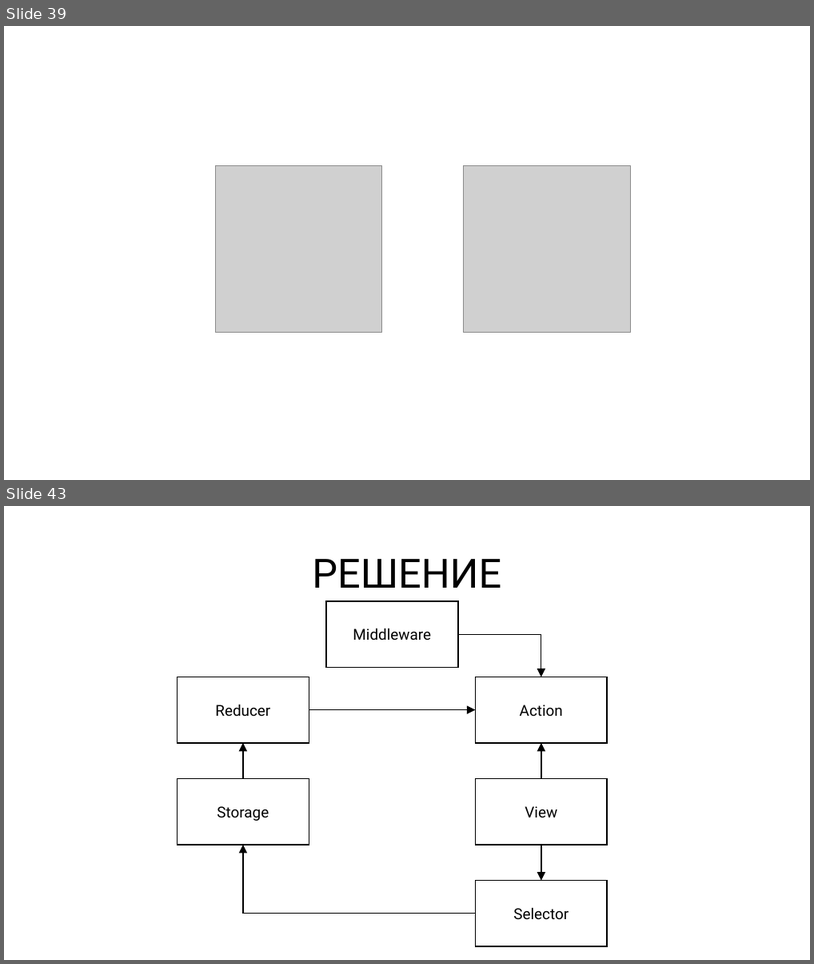
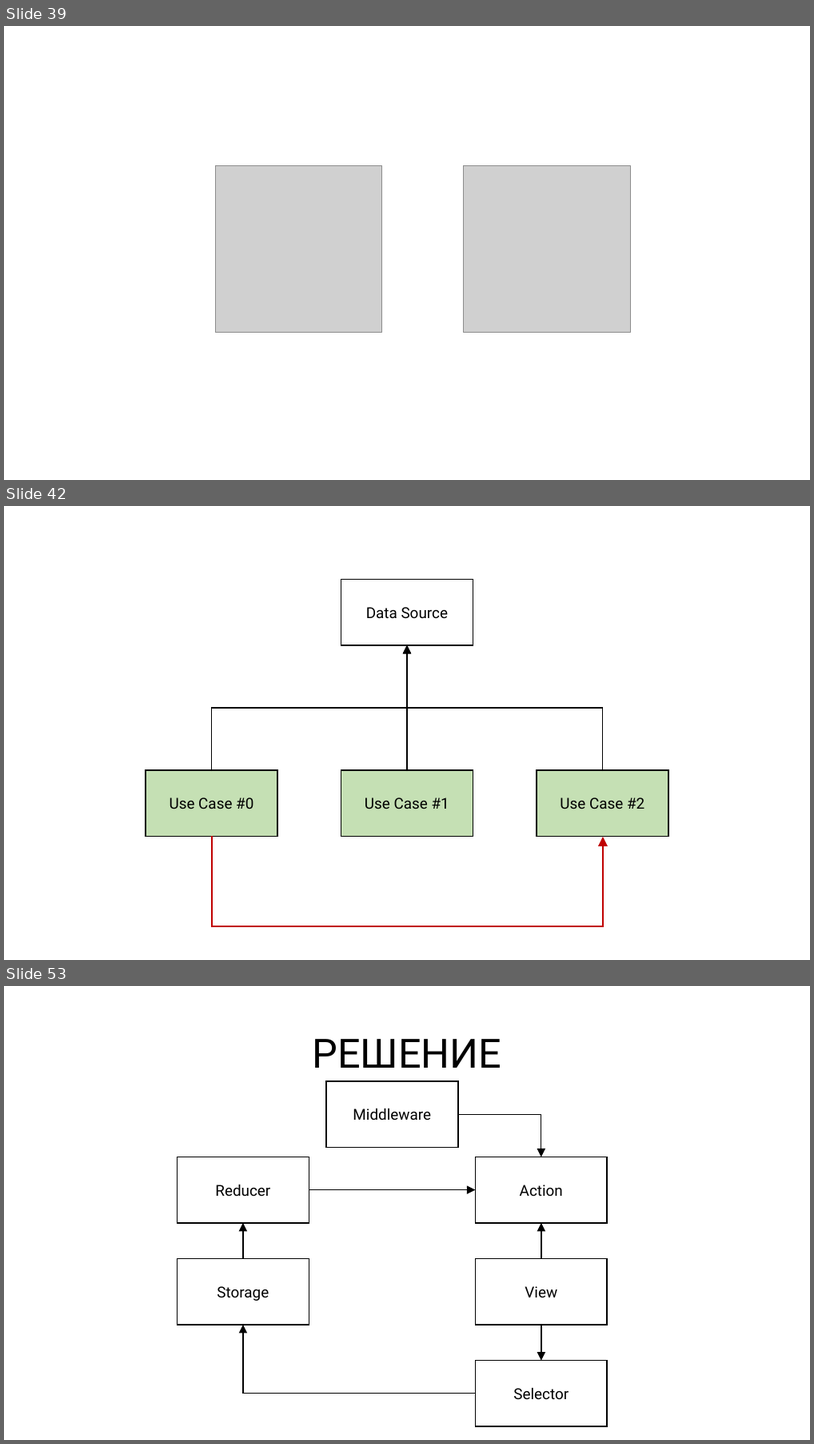
Before and after one commit to rkhaimov/brain-gym, a slide deck: Презентация.pptx. Shown one above the other, each under a label of ours: slides 39 and 43 before the commit, slides 39, 42 and 53 after it; the slides between them are not shown. The pictures are 814x964 and 814x1444 pixels, drawn with LibreOffice and Linux fonts; fonts in the diff are those of the drawing; grey boxes stand for pictures. Boxes give left, top, right and bottom in pixels: in the first picture for what was removed or moved away, otherwise in the second. Text is boxed around its words. In the diff, an @@ line names an element or a change of style, - is before the commit and + after.

```diff
--- a/Презентация.pptx
+++ b/Презентация.pptx
@@ slide 42 added at bbox=[4, 506, 810, 960], background #FFFFFF @@
@@ rectangle added at bbox=[342, 579, 474, 645], fill #FFFFFF, outline #000000 1.5 pt, 18 pt, text #000000 @@
+Data Source
@@ elbow arrow added from (211, 770) to (407, 645), #000000 1.25 pt @@
@@ elbow arrow added from (407, 770) to (407, 645), #000000 1.25 pt @@
@@ elbow arrow added from (603, 770) to (407, 645), #000000 1.25 pt @@
@@ rectangle added at bbox=[146, 770, 278, 836], fill #C5E0B4, outline #000000 1.5 pt, 18 pt, text #000000 @@
+Use Case #0
@@ rectangle added at bbox=[342, 770, 474, 836], fill #C5E0B4, outline #000000 1.5 pt, 18 pt, text #000000 @@
+Use Case #1
@@ rectangle added at bbox=[537, 770, 669, 836], fill #C5E0B4, outline #000000 1.5 pt, 18 pt, text #000000 @@
+Use Case #2
@@ elbow arrow added from (212, 836) to (603, 836), #C00000 2.25 pt @@
@@ what was slide 43 is now slide 53 @@
```
Also in this commit, not shown: 9 slides changed, 17 other slides added, 8 slides removed, 1 other file.
